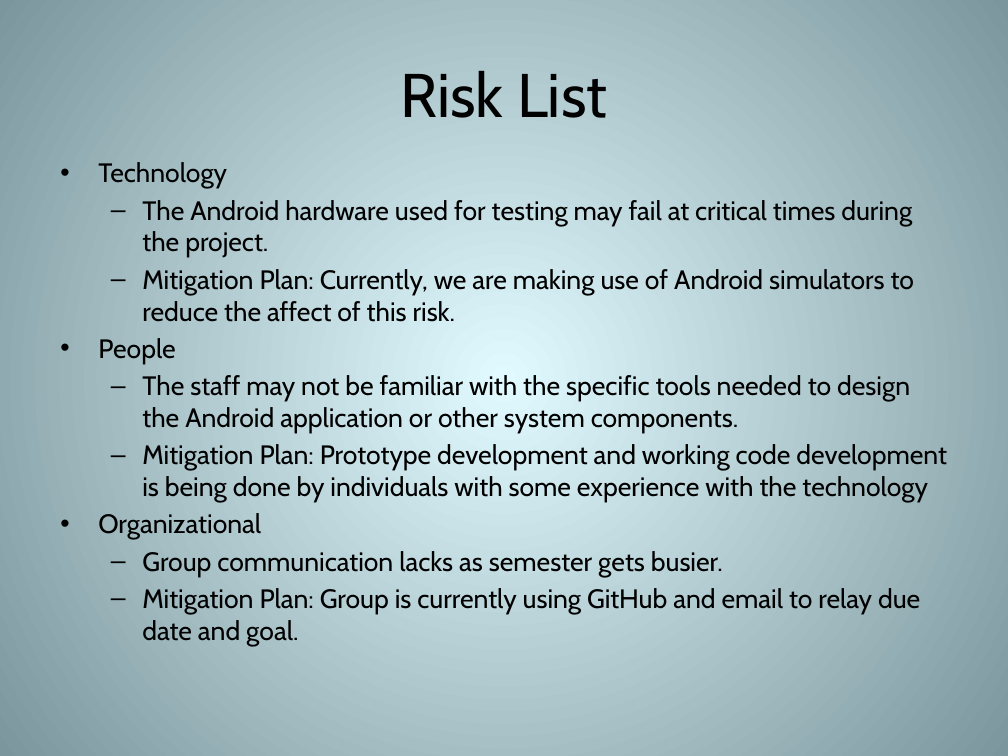
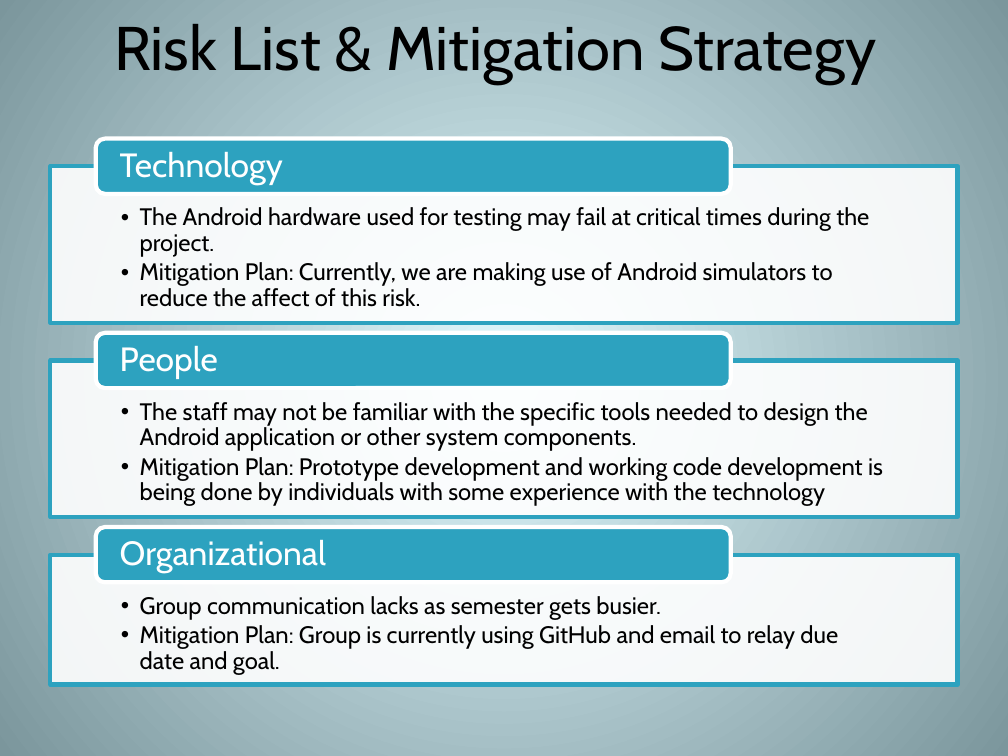
Before and after one commit to hjc/JagTrack, a slide deck: slide 10 of LCO_Brief_Placeholder/Deliverables/lco-briefing.pptx (slide 9 before the commit). Drawn at 1008x756 pixels with LibreOffice and Linux fonts; fonts in the diff are those of the drawing. Boxes give left, top, right and bottom in pixels: in the first picture for what was removed or moved away, otherwise in the second. Text is boxed around its words. In the diff, an @@ line names an element or a change of style, - is before the commit and + after.

```diff
--- a/LCO_Brief_Placeholder/Deliverables/lco-briefing.pptx
+++ b/LCO_Brief_Placeholder/Deliverables/lco-briefing.pptx
@@ title at box(114, 24, 876, 84): text changed @@
-Risk List
+Risk List & Mitigation Strategy
@@ text at box(98, 162, 914, 364): paragraphs removed @@
-• Technology
-  – The Android hardware used for testing may fail at critical times during the project.
-  – Mitigation Plan: Currently, we are making use of Android simulators to reduce the affect of this risk.
-• People
@@ text "The staff may not be ...": place and size @@
-text "The staff may not be ..." at box(98, 162, 947, 646)
+text "The staff may not be ..." at box(140, 402, 883, 506)
@@ text "The staff may not be ..." at box(140, 402, 883, 506): size 19 to 17 pt; bullet – to ••; line spacing 1 to 0.9; less space between paragraphs @@
@@ text at box(98, 513, 920, 646): paragraphs removed @@
-• Organizational
-  – Group communication lacks as semester gets busier.
-  – Mitigation Plan: Group is currently using GitHub and email to relay due date and goal.
@@ group added at box(50, 139, 958, 684): 5 texts, 3 rectangles, 3 rounded rectangles @@
+  •• The Android hardware used for testing may fail at critical times during the project.
+  •• Mitigation Plan: Currently, we are making use of Android simulators to reduce the affect of this risk.
+Technology
+People
+  •• Group communication lacks as semester gets busier.
+  •• Mitigation Plan: Group is currently using GitHub and email to relay due date and goal.
+Organizational
```
Also in this commit, not shown: 14 other slides changed, 4 slides added, 5 slides removed, 2 other files.
